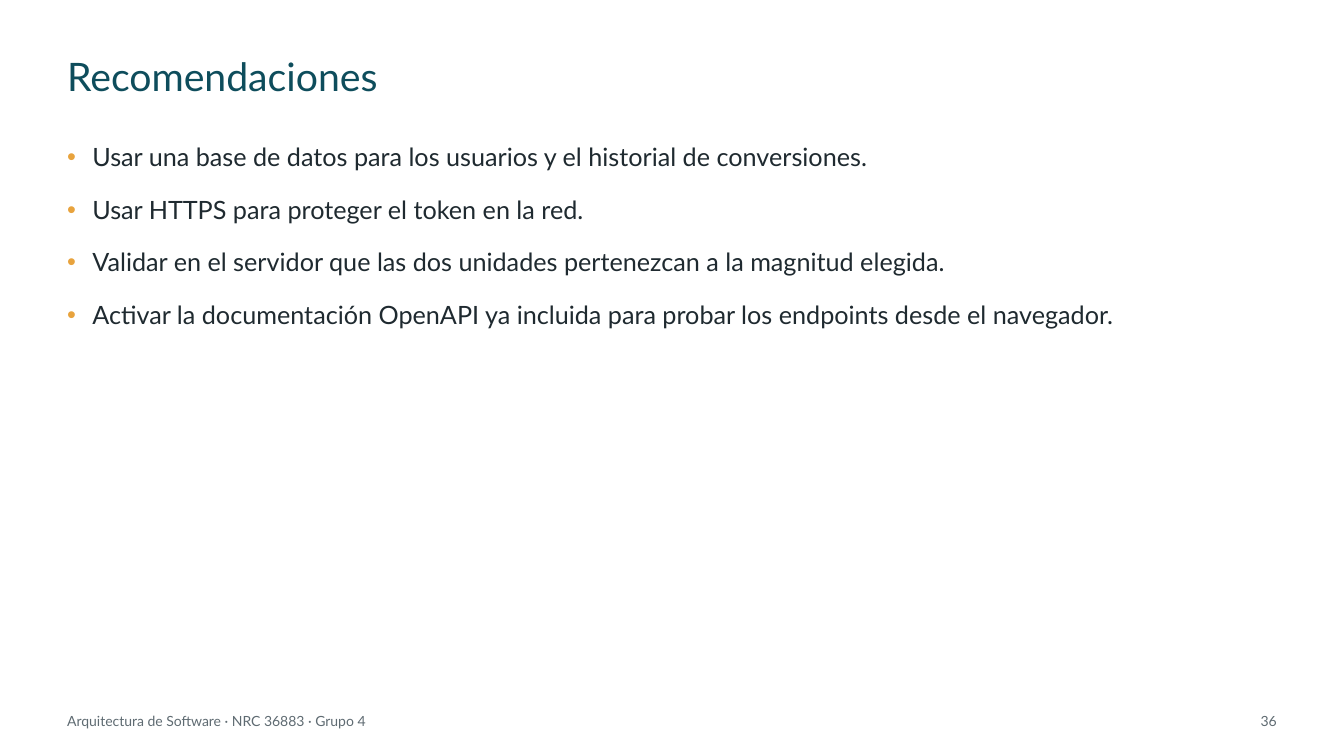
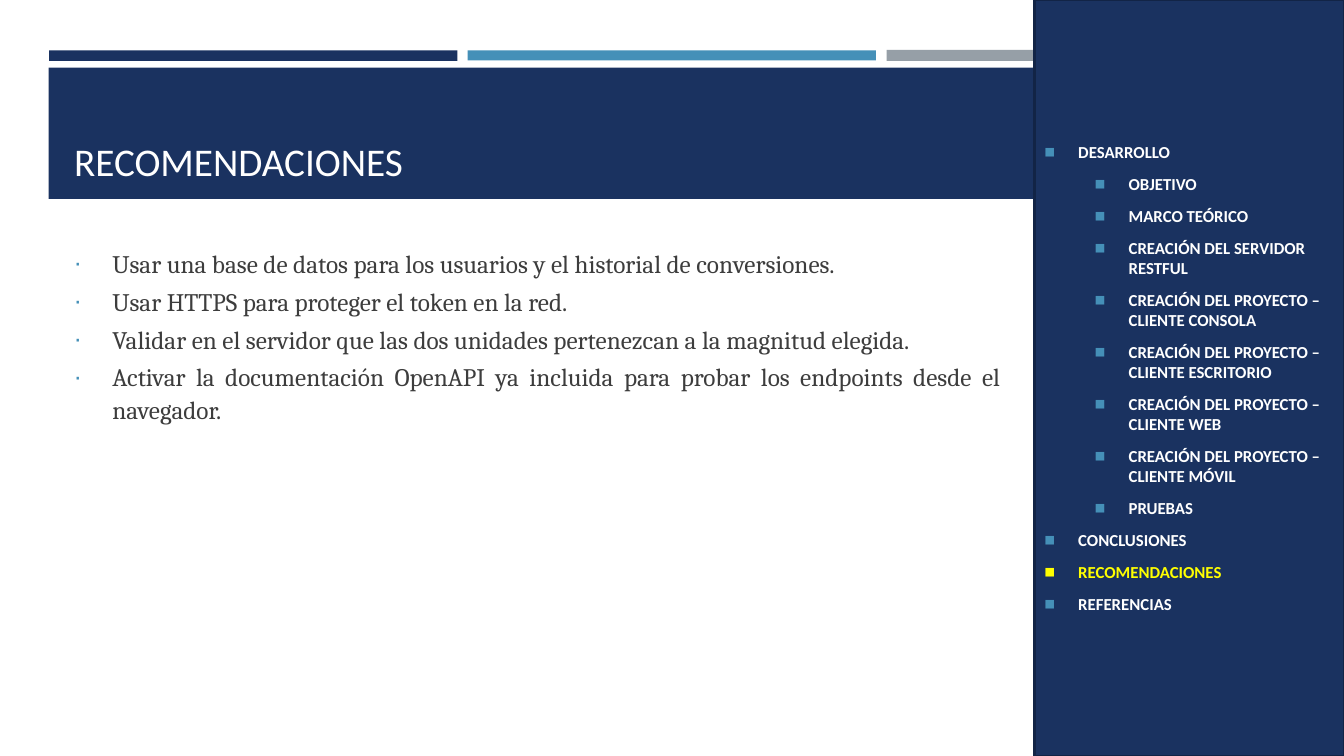
Before and after one commit to IMarcusDev/TI.1.4.-PAO202651_RESTFUL_DOTNET_SINBDD_NRC_36883_GR04, a slide deck: slide 29 of 05. DOCUMENTACION/PRESENTACION TI.1.4. RESTFUL sin BDD en DOTNET GR4.pptx (slide 36 before the commit). Drawn at 1344x756 pixels with LibreOffice and Linux fonts; fonts in the diff are those of the drawing. Boxes give left, top, right and bottom in pixels: in the first picture for what was removed or moved away, otherwise in the second. Text is boxed around its words. In the diff, an @@ line names an element or a change of style, - is before the commit and + after.

```diff
--- a/05. DOCUMENTACION/PRESENTACION TI.1.4. RESTFUL sin BDD en DOTNET GR4.pptx
+++ b/05. DOCUMENTACION/PRESENTACION TI.1.4. RESTFUL sin BDD en DOTNET GR4.pptx
@@ rectangle added at <box>1034,0,1344,756</box>, fill #1A3260, outline #122446 1.75 pt, 12 pt, text #FFFFFF, bold @@
+◼ DESARROLLO
+  ◼ OBJETIVO
+  ◼ MARCO TEÓRICO
+  ◼ CREACIÓN DEL SERVIDOR RESTFUL
+  ◼ CREACIÓN DEL PROYECTO – CLIENTE CONSOLA
+  ◼ CREACIÓN DEL PROYECTO – CLIENTE ESCRITORIO
+  ◼ CREACIÓN DEL PROYECTO – CLIENTE WEB
+  ◼ CREACIÓN DEL PROYECTO – CLIENTE MÓVIL
+  ◼ PRUEBAS
+◼ CONCLUSIONES
+◼ RECOMENDACIONES
+◼ REFERENCIAS
@@ rectangle added at <box>49,50,458,60</box>, fill #1A3260 @@
@@ rectangle added at <box>468,50,876,60</box>, fill #4590B8 @@
@@ rectangle added at <box>886,50,1295,62</box>, fill #969FA7 @@
@@ rectangle added at <box>48,68,1296,199</box>, fill #1A3260 @@
@@ title "RECOMENDACIONES" at <box>74,150,403,177</box>: vertical alignment middle to bottom @@
@@ title at <box>74,150,403,177</box>: text changed; font Lato to Calibri; text colour #0E4D5C to #FFFFFF @@
-Recomendaciones
+RECOMENDACIONES
@@ text "Usar una base de datos ...": place and size @@
-text "Usar una base de datos ..." at <box>92,147,1113,328</box>
+text "Usar una base de datos ..." at <box>112,255,1000,425</box>
@@ text "Usar una base de datos ..." at <box>112,255,1000,425</box>: font Lato to Cambria, text colour #1F2A30 to #3D3D3D; alignment left to justified; bullet • to ∙; line spacing 0.9 to 1.07; less space between paragraphs; bullet colour #E8A33D to #4590B8 @@
@@ text removed at <box>67,715,366,729</box> @@
-Arquitectura de Software · NRC 36883 · Grupo 4
@@ page number removed at <box>1261,716,1277,726</box> @@
-36
```
Also in this commit, not shown: 23 other slides changed, 6 slides added, 14 slides removed.
